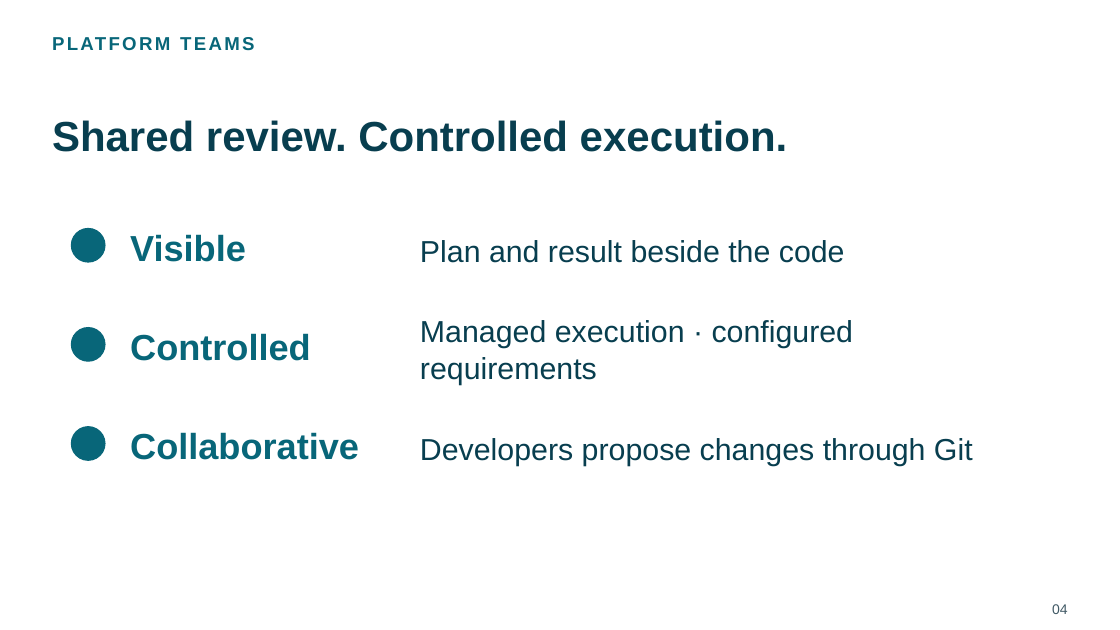
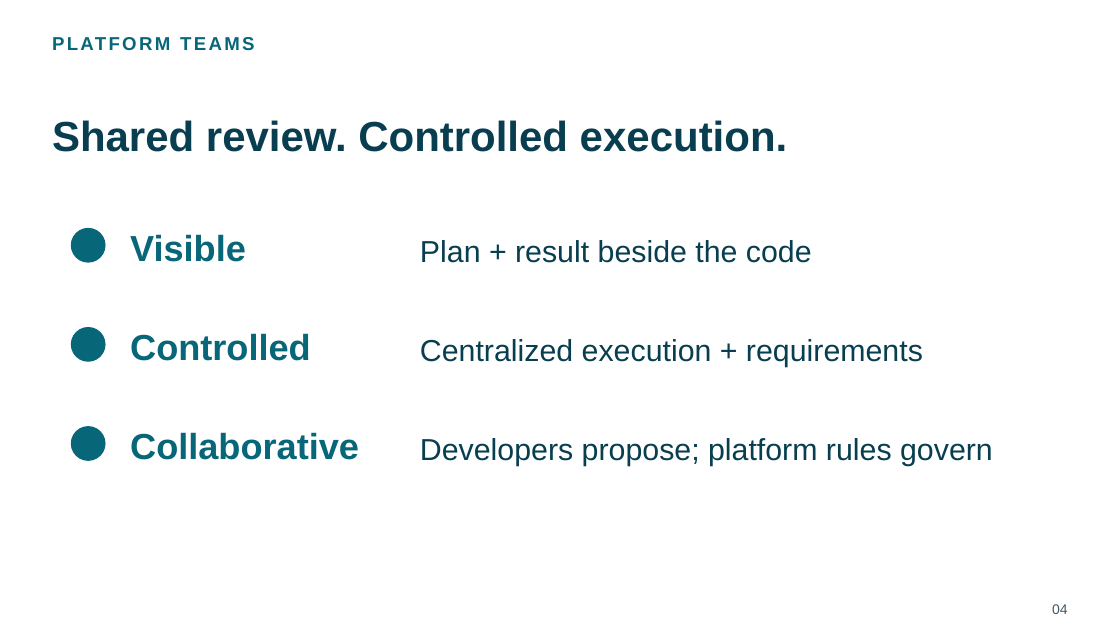
Before and after one commit to chenrui333/atlantis-talk, a slide deck: slide 4 of talks/kubecon-china-2026-atlantis-lightning/slides.pptx. Drawn at 1120x630 pixels with LibreOffice and Linux fonts; fonts in the diff are those of the drawing; background and template pictures are left out. Boxes give left, top, right and bottom in pixels: in the first picture for what was removed or moved away, otherwise in the second. Text is boxed around its words. In the diff, an @@ line names an element or a change of style, - is before the commit and + after.

```diff
--- a/talks/kubecon-china-2026-atlantis-lightning/slides.pptx
+++ b/talks/kubecon-china-2026-atlantis-lightning/slides.pptx
@@ text at [420,240,812,263]: text changed @@
-Plan and result beside the code
+Plan + result beside the code
@@ text at [420,339,923,367]: text changed @@
-Managed execution · configured requirements
+Centralized execution + requirements
@@ text at [420,438,993,466]: text changed @@
-Developers propose changes through Git
+Developers propose; platform rules govern
```
Also in this commit, not shown: 5 other slides changed, 1 slide added, 1 slide removed, 22 other files.
